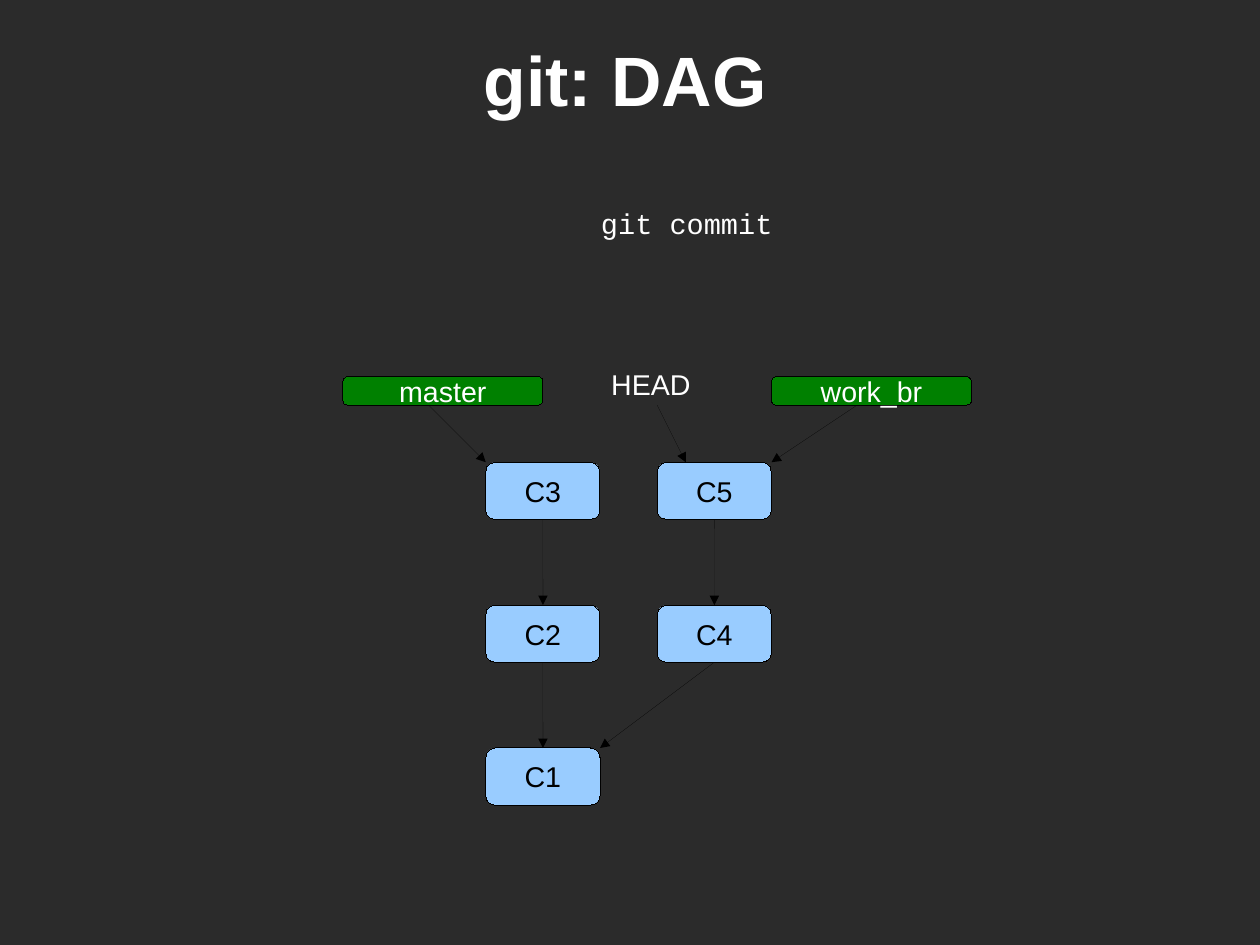
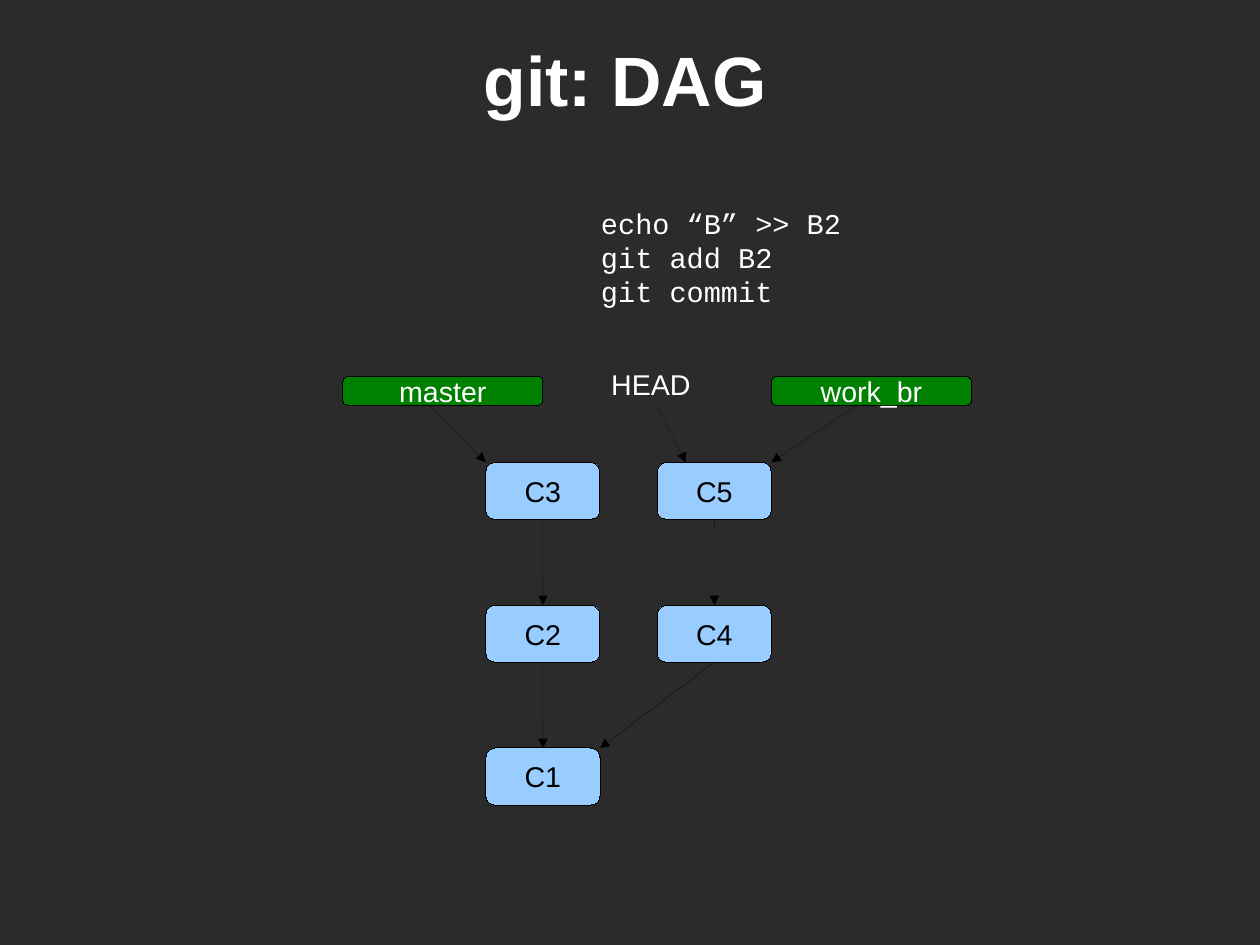
Before and after one commit to glonnon/git-demo, a slide deck: slide 23 of git_boise_web_tech.odp. Drawn at 1260x945 pixels with LibreOffice and Linux fonts; fonts in the diff are those of the drawing; background and template pictures are left out; a plain dark background stands for a picture behind light text. Boxes give left, top, right and bottom in pixels: in the first picture for what was removed or moved away, otherwise in the second. Text is boxed around its words. In the diff, an @@ line names an element or a change of style, - is before the commit and + after.

```diff
--- a/git_boise_web_tech.odp
+++ b/git_boise_web_tech.odp
@@ text at (601,213,841,274): paragraphs added @@
+echo “B” >> B2
+git add B2
```
Also in this commit, not shown: 11 other slides changed.
